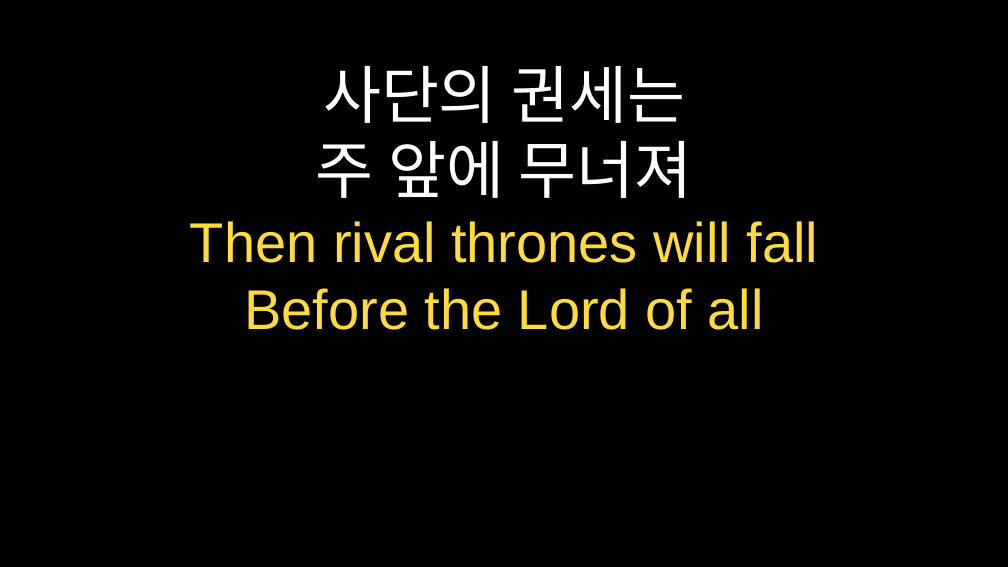
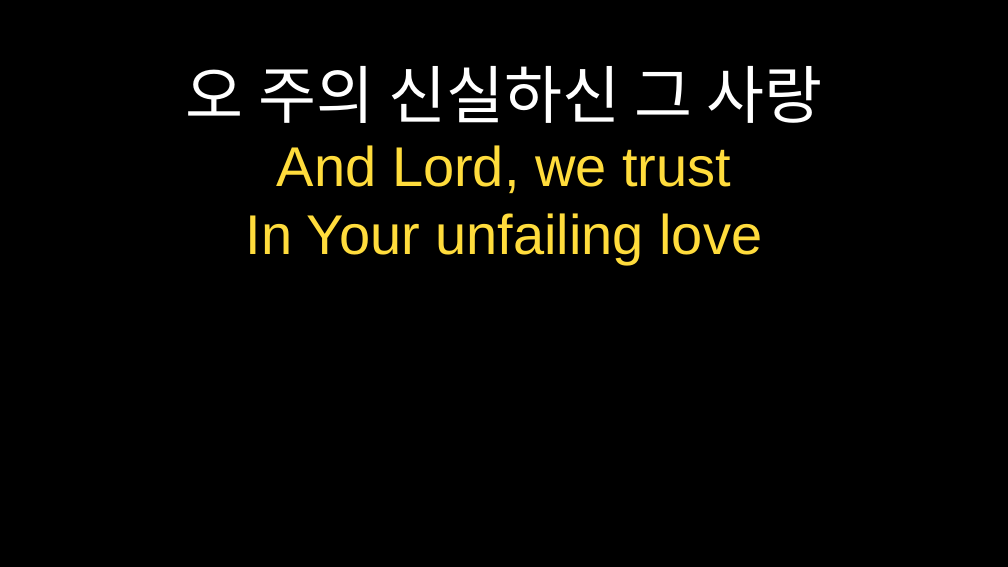
Before and after one commit to goldenbit1999/praisePPT, a slide deck: slide 28 of praisePPT/weekly_praise.pptx. Drawn at 1008x567 pixels with LibreOffice and Linux fonts; fonts in the diff are those of the drawing. Boxes give left, top, right and bottom in pixels: in the first picture for what was removed or moved away, otherwise in the second. Text is boxed around its words. In the diff, an @@ line names an element or a change of style, - is before the commit and + after.

```diff
--- a/praisePPT/weekly_praise.pptx
+++ b/praisePPT/weekly_praise.pptx
@@ text at (186,66,822,263): text changed @@
-사단의 권세는
-주 앞에 무너져
-Then rival thrones will fall
-Before the Lord of all
+오 주의 신실하신 그 사랑
+And Lord, we trust
+In Your unfailing love
```
Also in this commit, not shown: 13 other slides changed, 12 slides added, 10 slides removed, 10 other files.
